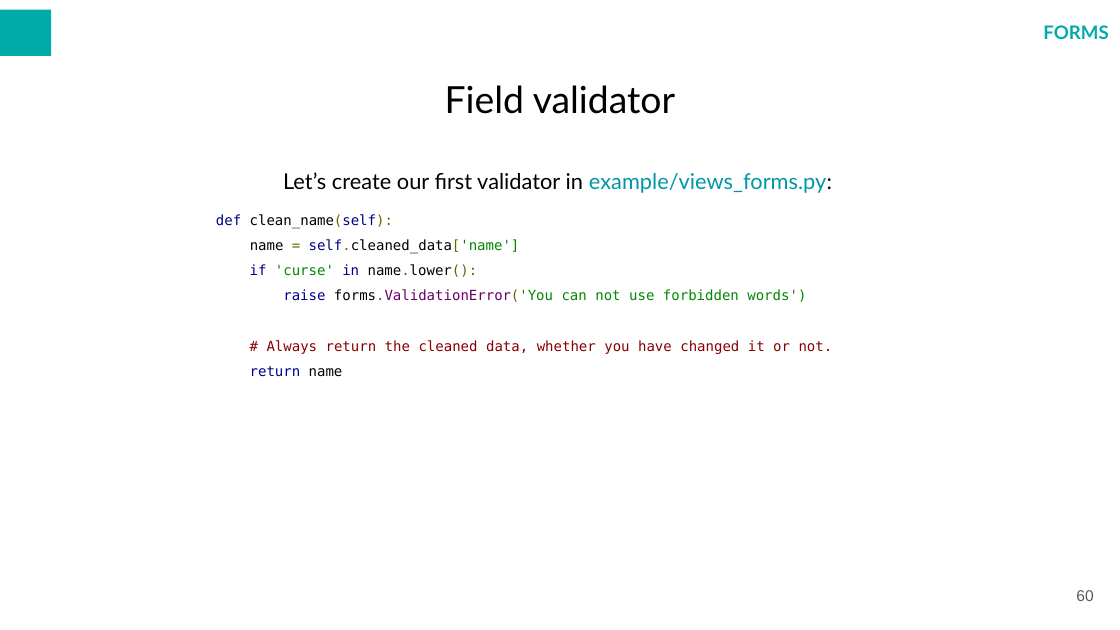
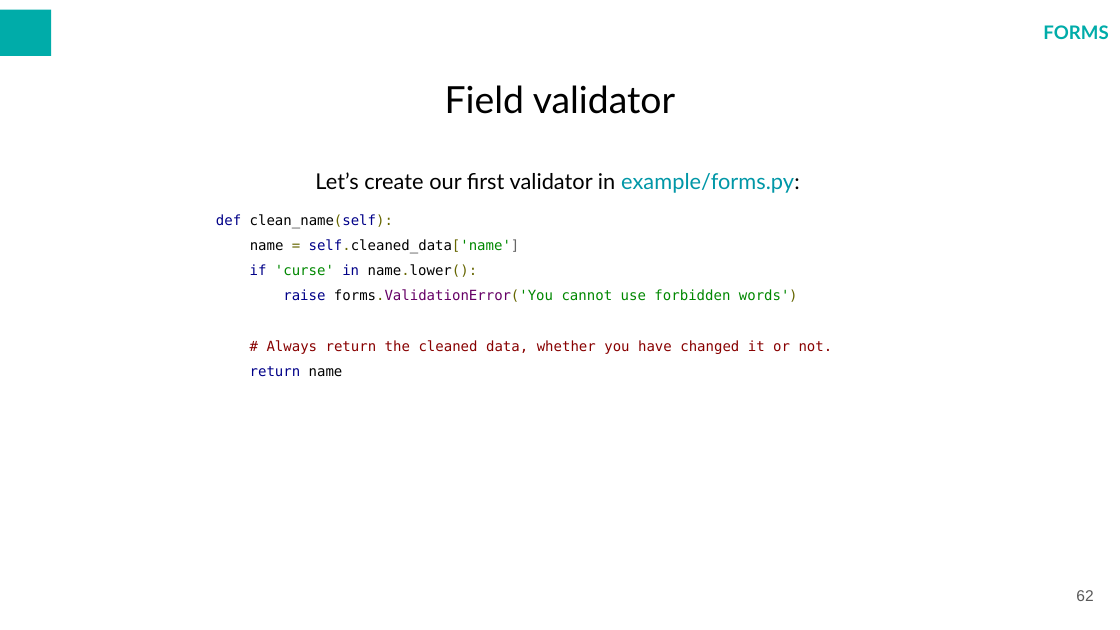
Before and after one commit to warcholprzemo/php-advanced, a slide deck: slide 62 of docs/PHP ADVANCED.odp (slide 60 before the commit). Drawn at 1120x630 pixels with LibreOffice and Linux fonts; fonts in the diff are those of the drawing; background and template pictures are left out. Boxes give left, top, right and bottom in pixels: in the first picture for what was removed or moved away, otherwise in the second. Text is boxed around its words. In the diff, an @@ line names an element or a change of style, - is before the commit and + after.

```diff
--- a/docs/PHP ADVANCED.odp
+++ b/docs/PHP ADVANCED.odp
@@ text at [315, 172, 800, 193]: text changed @@
-Let’s create our first validator in example/views_forms.py:
+Let’s create our first validator in example/forms.py:
@@ text at [250, 239, 520, 253]: text colour #008800 to #666666 in "self.cleaned_data['name']" @@
@@ text at [283, 289, 798, 302]: spaces changed @@
-raise forms.ValidationError('You can not use forbidden words')
+raise forms.ValidationError('You cannot use forbidden words')
@@ page number at [1076, 590, 1093, 601]: text changed @@
-60
+62
```
Also in this commit, not shown: 23 other slides changed, 1 slide added, 10 other files.
